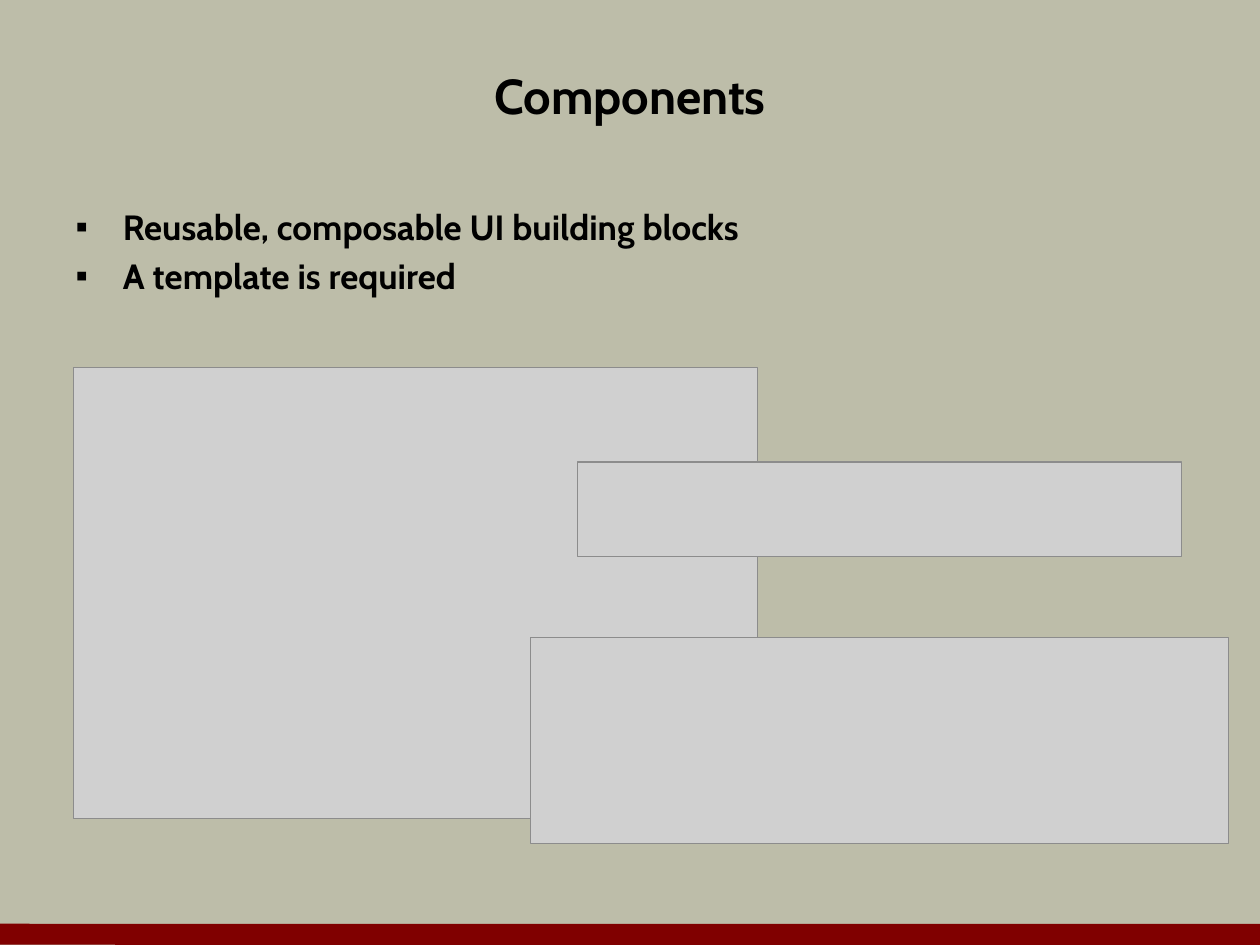
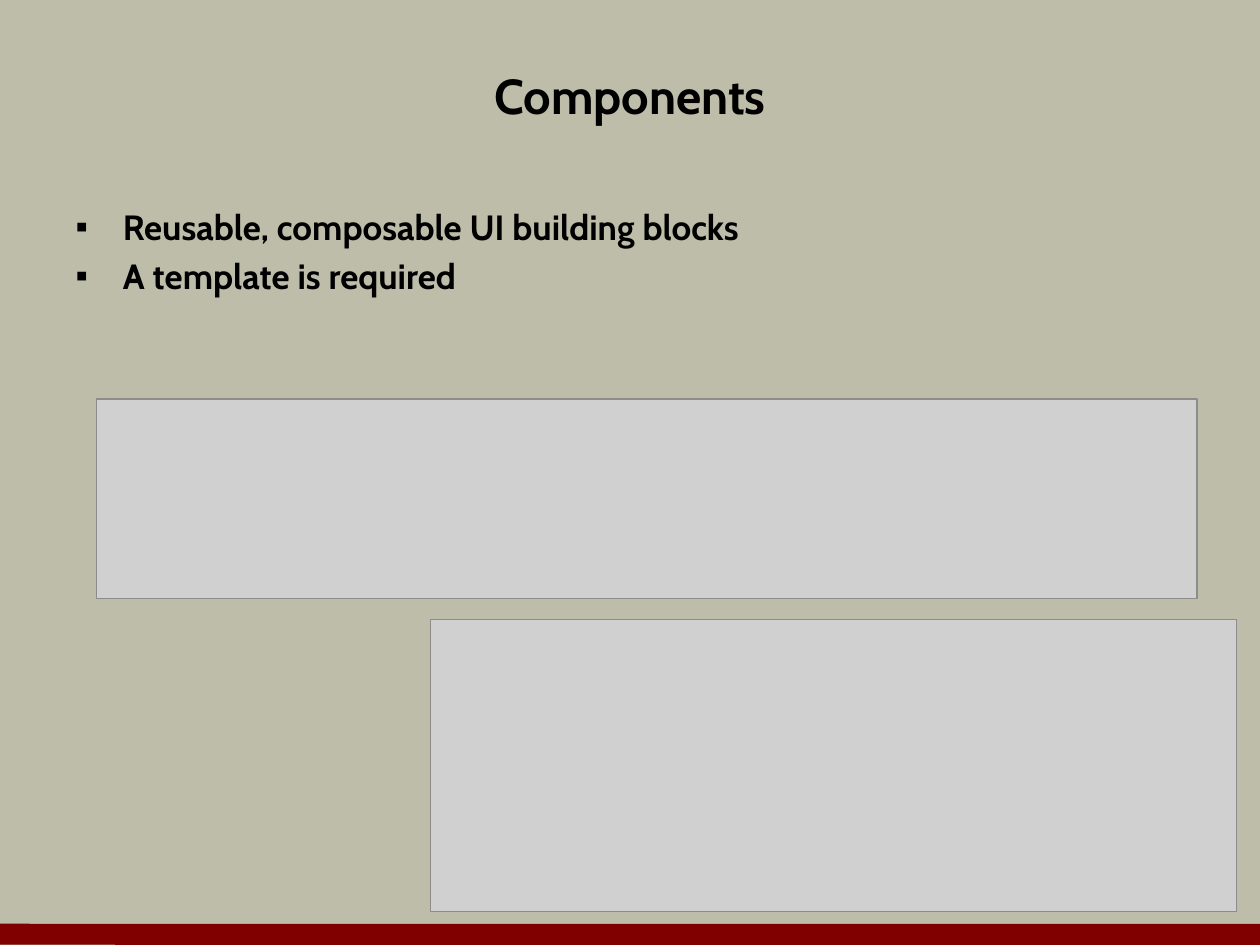
Before and after one commit to OdeToCode/classes, a slide deck: slide 2 of angular2/slides/07_directives.pptx. Drawn at 1260x945 pixels with LibreOffice and Linux fonts; fonts in the diff are those of the drawing; grey boxes stand for pictures; background and template pictures are left out. Boxes give left, top, right and bottom in pixels: in the first picture for what was removed or moved away, otherwise in the second. Text is boxed around its words. In the diff, an @@ line names an element or a change of style, - is before the commit and + after.

Commit message:
updates for rc4

```diff
--- a/angular2/slides/07_directives.pptx
+++ b/angular2/slides/07_directives.pptx
@@ picture removed at (x1=73, y1=367, x2=757, y2=818) @@
@@ picture added at (x1=97, y1=399, x2=1197, y2=598) @@
@@ picture removed at (x1=577, y1=462, x2=1181, y2=557) @@
@@ picture resized from (x1=530, y1=638, x2=1228, y2=844) to (x1=431, y1=620, x2=1237, y2=912) @@
```
Also in this commit, not shown: 1 other slide changed.
